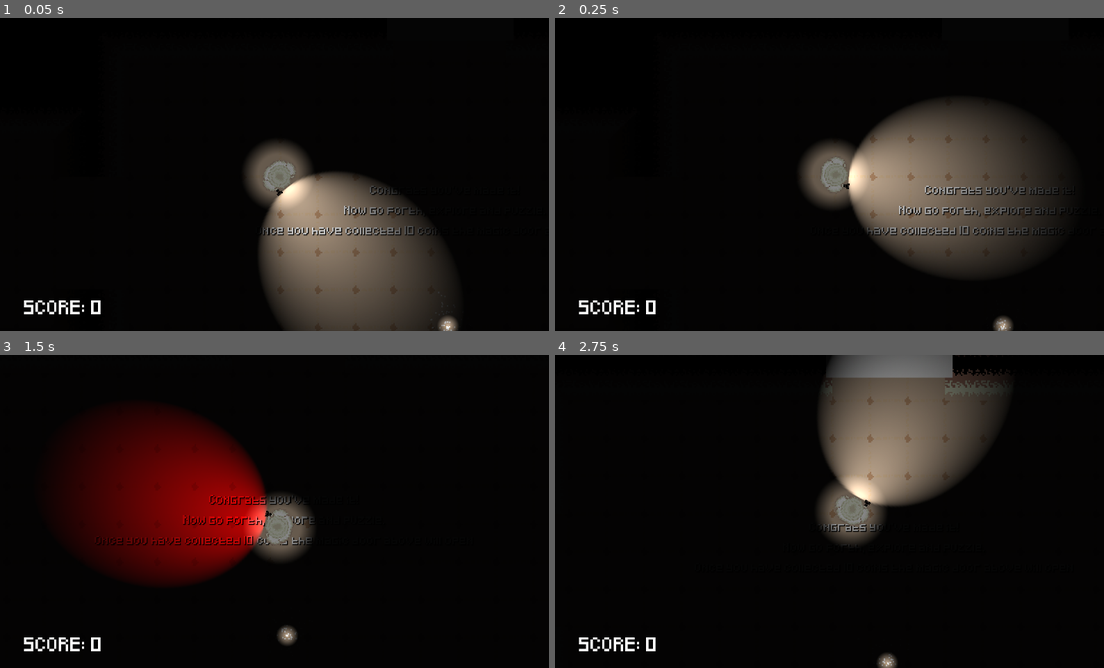
Above: before the commit, frames 1-4 (two rows, left to right).
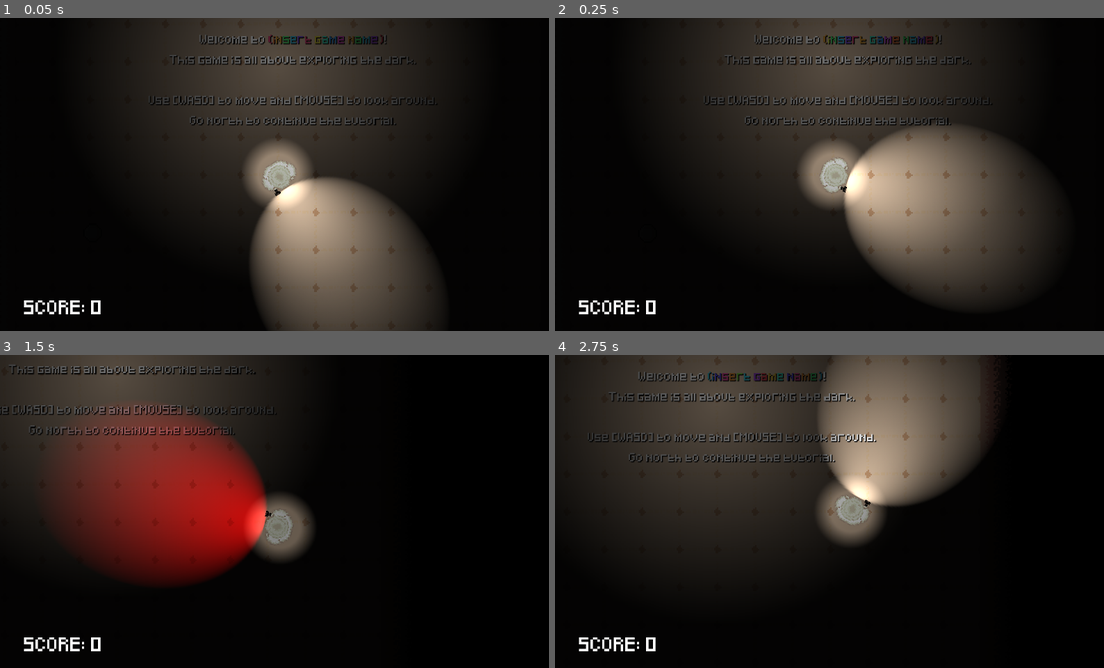
Above: after the commit, the same moments.

Repository: ToumaKamijou/Game-Making-A3
Game: Godot game, scene res://scenes/game_controller.tscn
Same seed, same stepped clock (60 frames per second), same inputs: the game is played once before the commit and once after it.
Inputs (mouse positions are in pixels of both pictures, inside the frame that each line leads up to):
- Up to frame 1 (0.05 s): no input
- Up to frame 2 (0.25 s): no input
- Up to frame 3 (1.5 s): tap Enter at 0.5 s; move the mouse to (400, 495) at 0.52 s; hold D (move_right) 0.53-1.28 s; hold Space (change_flash_color) 0.53-1.28 s; move the mouse to (164, 527) at 1.27 s; hold S (move_down) from 1.28 s (still down); tap F (interact) at 1.35 s
- Up to frame 4 (2.75 s): move the mouse to (889, 442) at 2.02 s; release S (move_down) at 2.03 s; hold D (move_right) from 2.03 s (still down); tap R at 2.1 s

The runs differ from the first frame. In frame 1, 31% of the frame differs, in the area x 20-84%, y 0-100%; in frame 2, 34%, in the area x 20-93%, y 0-100%; in frame 3, 24%; in frame 4, 32%.

Commit message:
player pos reset

Diff:
--- a/a-3-game/scenes/game_controller.tscn
+++ b/a-3-game/scenes/game_controller.tscn
@@ -19,7 +19,6 @@
 [node name="ViewportMover" type="Node2D" parent="."]
 
 [node name="Player" parent="ViewportMover" instance=ExtResource("1_ts4rt")]
-position = Vector2(725, -3331)
 
 [node name="Fog" type="CanvasModulate" parent="ViewportMover"]
 script = ExtResource("2_rc0pn")
